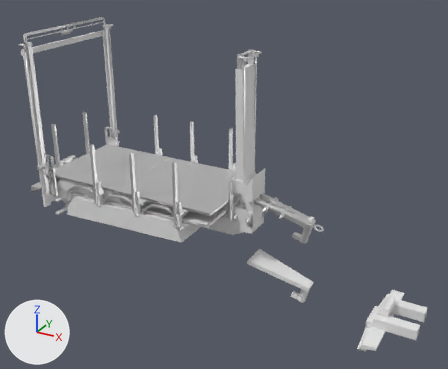
A saved change to the FBX model pup_trailer/meshes/trucks/tuning/pup.fbx.
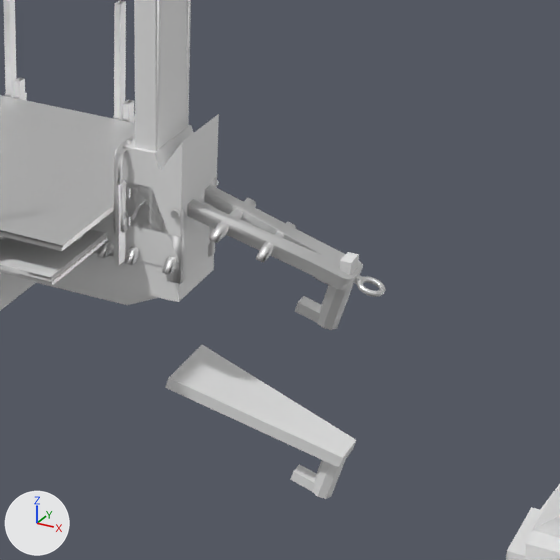
The first picture shows the older version from a 50 mm lens placed at (0.062, -0.1303, 0.0782), pointed at (-0.0094, -0.0005, 0.0133). The close-ups show both versions on the part from 42% to 86% of the width and 35% to 88% of the height of that picture; other places that the commit changed are outside them. The axes (+X, +Y, +Z) are drawn at lower left. The lights are the same throughout. Where no turn or scale is listed for an object, it has been applied to the vertices. Vertices at the same position are counted once.

The older version as bpy lines, for what is in view:
```python
me_cube_010 = bpy.data.meshes.new('Cube.010')
me_cube_010.from_pydata(...)  # 394 vertices, 306 faces; spans x -0.0656..0.0003, y -0.0169..0.0169, z 0.0089..0.0574
me_cube_014 = bpy.data.meshes.new('Cube.014')
me_cube_014.from_pydata(...)  # 2352 vertices, 1889 faces; spans x -0.0616..-0.0013, y -0.0179..0.0178, z 0.0203..0.0346
me_cube_014.materials.append(mat_puplift_mat)  # white #e7e7e7
me_cube_12843 = bpy.data.meshes.new('Cube.12843')
me_cube_12843.from_pydata(...)  # 27207 vertices, 21881 faces; spans x -0.0681..0.0182, y -0.0179..0.0178, z 0.0114..0.0616
me_cube_12843.materials.append(mat_pup_mat)  # its picture is missing
me_cube_732 = bpy.data.meshes.new('Cube.732')
me_cube_732.from_pydata(...)  # 32 vertices, 22 faces; spans x -0.001..0.016, y -0.0035..0.0035, z -0.0094..0.0008
ob_cdt_arm = bpy.data.objects.new('cdt_Arm', me_cube_732)
ob_cdt_arm.location = (0.0, 0.0, -0.00621)
ob_cdt_body_003 = bpy.data.objects.new('cdt_Body.003', me_cube_010)
ob_cdt_body_003.location = (0.0, 0.0, -0.0112)
ob_pup_001 = bpy.data.objects.new('pup.001', me_cube_12843)
ob_pup_001.location = (-0.00009, 0.0, -0.01142)
ob_puplift = bpy.data.objects.new('puplift', me_cube_014)
ob_puplift.location = (0.0, 0.0, -0.01142)
# also in view: 'cdt_Hitch.001' at (0.0381, 0.0, -0.0117); 'cdt_Lift.003' at (-0.0333, -0.0001, 0.0126); 'cdt_RootNode.003' at (-0.0297, -0.0001, 0.0102)
```
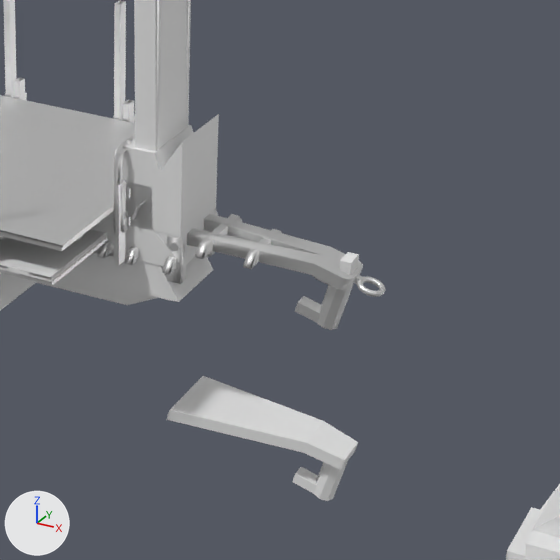
Changed parts and their boxes (x1, y1, x2, y2) in the close-ups (560 x 560 px; the box of a moved part takes in the faces that stretch with it):
'cdt_Body.003', reshaped: before (0, 0, 214, 311); after (0, 0, 213, 311)
'cdt_Arm', reshaped, moved (19% shorter): before (165, 345, 356, 499); after (166, 376, 358, 501)
part 1 of me_cube_010, moved or reshaped: before (179, 244, 214, 301); after (161, 256, 213, 302)
part 2 of me_cube_010, moved or reshaped: before (150, 189, 179, 261); after (149, 187, 178, 260)
part 3 of me_cube_12843, moved or reshaped: before (209, 198, 256, 243); after (195, 214, 242, 259)
part 4 of me_cube_12843, moved or reshaped: before (263, 221, 296, 262); after (245, 229, 282, 269)
part 5 of me_cube_12843, moved or reshaped: before (256, 246, 270, 262); after (243, 253, 255, 269)
part 6 of me_cube_12843, moved or reshaped: before (171, 180, 219, 219); after (170, 211, 218, 251)
part 7 of me_cube_12843, moved or reshaped: before (166, 177, 330, 284); after (166, 208, 330, 284)
part 8 of me_cube_732, moved or reshaped: before (290, 464, 316, 491); after (292, 467, 318, 494)
part 9 of me_cube_732, moved or reshaped: before (312, 459, 346, 499); after (314, 461, 348, 501)
part 10 of me_cube_732, rebuilt (23% shorter): before (165, 345, 356, 467); after (166, 376, 358, 470)

Edits to the bpy script that builds the scene:
```text
Change me_cube_010:
    where me_cube_010.from_pydata(...)  # 394 vertices, 306 faces; spans x -0.0656..0.0003, y -0.0169..0.0169, z 0.0089..0.0574
    used by ob_cdt_body_003; location = (0.0, 0.0, -0.0112)
    me_cube_010 part 1: all 2 vertices in x 0.0002, y -0.0036..0.0036, z 0.0233 are moved by (-0.0026, 0.0, -0.0049)
    me_cube_010 part 2: all 2 vertices in x -0.0019, y -0.0037..0.0036, z 0.023 are moved by (-0.0005, 0.0, -0.0024)
Change me_cube_732:
    used by ob_cdt_arm; location = (0.0, 0.0, -0.00621)
    remove me_cube_732.from_pydata(...)  # 32 vertices, 22 faces; spans x -0.001..0.016, y -0.0035..0.0035, z -0.0094..0.0008
    add me_cube_732.from_pydata(...)  # 36 vertices, 26 faces; spans x -0.001..0.016, y -0.0035..0.0035, z -0.0064..0.0006
    me_cube_732 part 8: the loose piece of 8 vertices spanning x 0.0106..0.0137, y -0.0006..0.0007, z -0.0091..-0.0073 is moved by (0.0, 0.0, 0.003)
    me_cube_732 part 9: the loose piece of 16 vertices spanning x 0.0125..0.0157, y -0.0009..0.001, z -0.0094..-0.0043 is moved by (0.0, 0.0, 0.003)
    me_cube_732 part 10: the loose piece of 8 vertices spanning x -0.001..0.016, y -0.0035..0.0035, z -0.0048..0.0008 is rebuilt with 12 vertices and now spans x -0.001..0.016, y -0.0035..0.0035, z -0.0018..0.0006
Change me_cube_12843:
    where me_cube_12843.from_pydata(...)  # 27207 vertices, 21881 faces; spans x -0.0681..0.0182, y -0.0179..0.0178, z 0.0114..0.0616
    used by ob_pup_001; location = (-0.00009, 0.0, -0.01142)
    me_cube_12843 part 3: the loose piece of 16 vertices spanning x 0.0034..0.0045, y -0.0041..0.004, z 0.0212..0.0224 is turned -12.6 degrees about the y axis through its middle, then moved by (-0.0014, 0.0, -0.0019)
    me_cube_12843 part 4: the loose piece of 16 vertices spanning x 0.0076..0.0087, y -0.0035..0.0033, z 0.0201..0.0213 is turned -12.6 degrees about the y axis through its middle, then moved by (-0.0013, 0.0, -0.001)
    me_cube_12843 part 5: the loose piece of 6 vertices spanning x 0.0076..0.0087, y -0.0035..-0.0028, z 0.02..0.0213 is turned -12.6 degrees about the y axis through its middle, then moved by (-0.0012, 0.0, -0.001)
    me_cube_12843 part 6: the loose piece of 38 vertices spanning x -0.0004..0.0005, y -0.004..0.004, z 0.0225..0.0233 is moved by (0.0, 0.0, -0.0032)
    me_cube_12843 part 7: all 16 vertices in x -0.001..0.0005, y -0.0036..0.0036, z 0.0224..0.0237 are moved by (0.0, 0.0, -0.0032)
Change ob_cdt_arm:
    ob_cdt_arm.location: (0.0, 0.0, -0.00621) -> (0.00018, 0.0, -0.0094)
```
